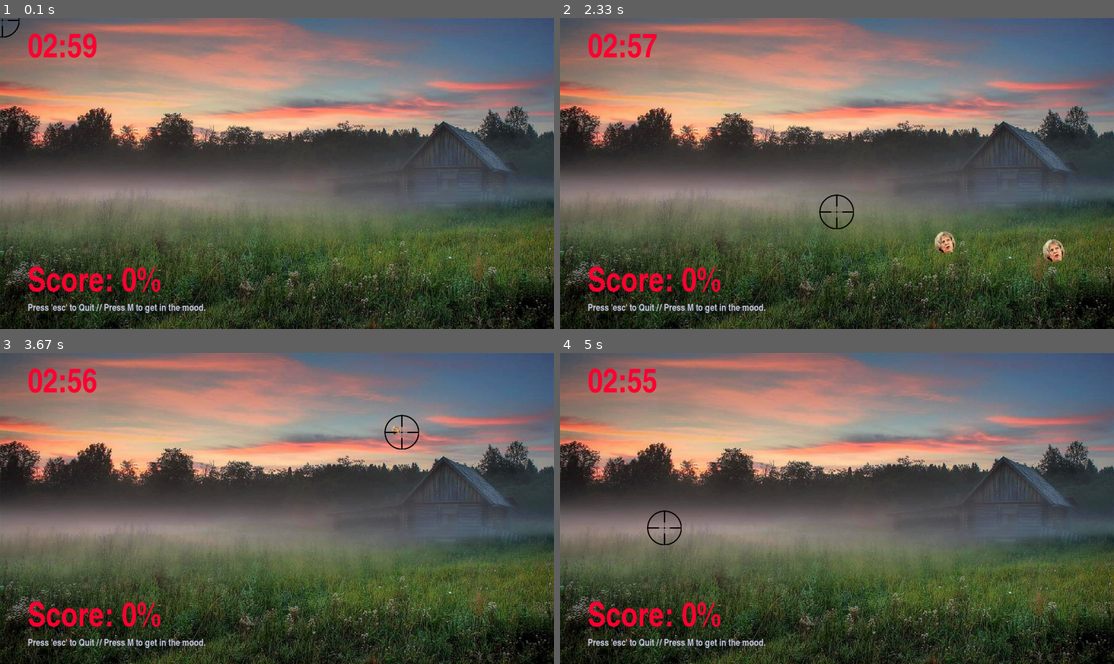
Above: before the commit, frames 1-4 (two rows, left to right).
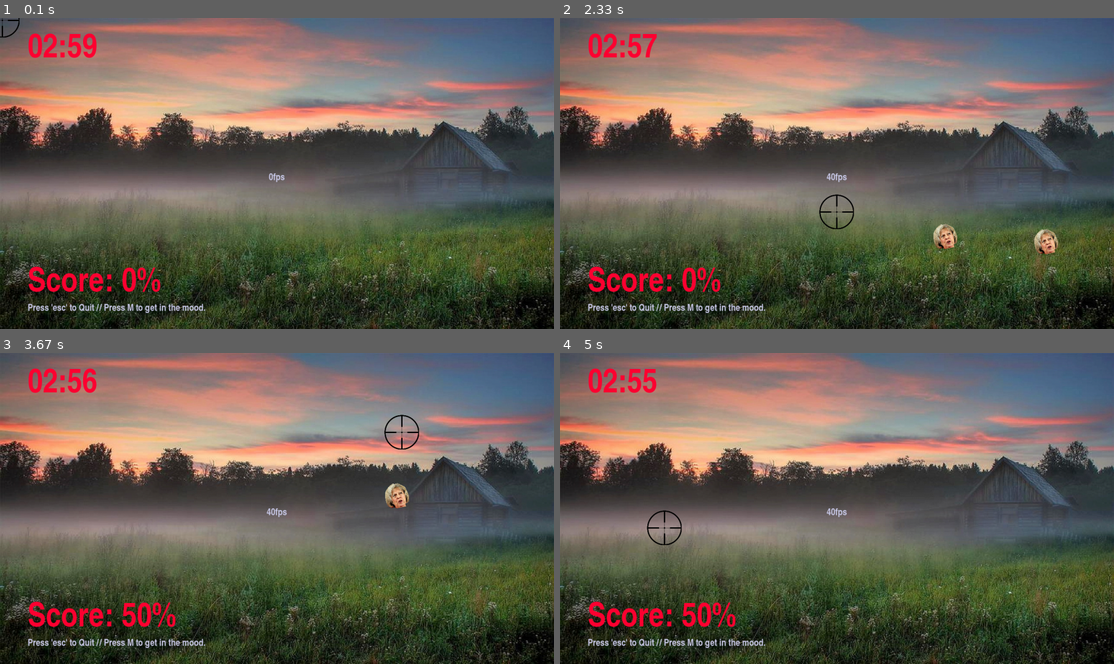
Above: after the commit, the same moments.

Repository: LewPort/quackhunt
Game: pygame game, started from duckhunt.py
The game is run twice, just before and just after one commit, with the same random seed, the same clock (stepped at 60 frames per second) and the same inputs.
Inputs (mouse positions are in pixels of both pictures, inside the frame that each line leads up to):
- Up to frame 1 (0.1 s): no input
- Up to frame 2 (2.33 s): hold M 0.33-0.8 s; move the mouse to (814, 185) at 0.37 s; hold M 0.83-1.3 s; move the mouse to (704, 176) at 0.87 s; click (1041, 282) at 1.38 s; click (704, 111) at 1.72 s; click (837, 210) at 2.05 s
- Up to frame 3 (3.67 s): click (199, 443) at 2.38 s; click (470, 589) at 2.72 s; click (94, 539) at 3.05 s; click (398, 430) at 3.38 s
- Up to frame 4 (5 s): click (704, 564) at 3.72 s; click (1036, 580) at 4.05 s; click (670, 623) at 4.38 s; click (665, 527) at 4.72 s

The runs differ from the first frame. In frame 1, less than 0.1% of the frame differs, in the area x 48-52%, y 49-53%; in frame 2, 0.7%; in frame 3, 0.8%, in the area x 22-74%, y 23-89%; in frame 4, 0.4%.

Commit message:
fixed the stupid frame rate issue caused by loading the background from the hd every frame

Diff:
--- a/duckhunt.py
+++ b/duckhunt.py
@@ -21,6 +21,8 @@
 scorefont = pygame.font.SysFont("impact", 70)
 infofont = pygame.font.SysFont("impact", 20)
 
+scene_bg = pygame.image.load('./img/bg.jpg')
+scene_bg = pygame.transform.scale(scene_bg, (display_width, display_height))
 crosshair_orig = pygame.image.load('./img/crosshair.png')
 crosshair_img = pygame.transform.rotozoom(crosshair_orig, 0, 0.4) #Scaling the crosshair down
 
@@ -33,11 +35,6 @@
 gunshot_sfx = pygame.mixer.Sound('./sfx/gunshot.ogg')
 mozart = pygame.mixer.Sound('./music/mozart.ogg')
 clock = pygame.time.Clock()
-
-def drawbackground():
-    scene_bg = pygame.image.load('./img/bg.jpg')
-    scene_bg = pygame.transform.scale(scene_bg, (display_width, display_height))
-    game_display.blit(scene_bg, (0, 0))
 
 #Blueprint for ducks and their behaviour
 class Duck:
@@ -60,7 +57,7 @@
 
     def draw_duck(self):
         self.z_pos = self.z_pos - self.z_mov
-        self.scaled_duck = pygame.transform.rotozoom(self.sprite, 0, self.z_pos)
+##        self.scaled_duck = pygame.transform.rotozoom(self.sprite, 0, self.z_pos)
         self.x_pos = self.x_pos - self.x_mov
         self.y_pos = self.y_pos - self.y_mov
         game_display.blit(self.scaled_duck, (self.x_pos, self.y_pos))
@@ -113,10 +110,10 @@
                                x_pos=random.uniform(display_width * 0.1, display_width * 0.9),
                                y_pos=display_height * 0.8,
                                z_pos=0.1,
-                               x_mov=random.uniform(-10, 10),
-                               y_mov=random.uniform(6, 10),
-                               z_mov=random.randrange(5, 15),
-                               rotation_rate=0.5)
+                               x_mov=random.uniform(-5, 5),
+                               y_mov=random.uniform(6, 8),
+                               z_mov=random.randrange(2, 8),
+                               rotation_rate=5)
             ducksreleased += 1
 
 
@@ -129,7 +126,7 @@
     if debug == True: #Draws a red dot where the pygame thinks the cursor is
         pygame.draw.rect(game_display, red, (cursorloc[0], cursorloc[1], 10, 10))
 
-    if gunshottime + 1 <= time.time(): #Simulates the time it takes for a shot to reload, so you can't just spray like a machine gun.
+    if gunshottime + gunreloadinterval <= time.time(): #Simulates the time it takes for a shot to reload, so you can't just spray like a machine gun.
         gunloaded = True
     else:
         gunloaded = False
@@ -190,12 +187,14 @@
 
 if music == True:
     mozart.play(loops=-1)
-    mozart.set_volume(0.8)
+    mozart.set_volume(1)
 
 stopwatch_start = time.time()
 duck_release_time = 2 #initial time before the ducks are released, in seconds. This is then changed via the gameloop
 gunloaded = True
+gunreloadinterval = 1 #seconds (default is 1)
 gunshottime = time.time() #Logs the time that the gun was fired, in order to give a 1 second reload time
+
 
 duck = {} #The ducks currently in play!
 
@@ -206,7 +205,7 @@
 #Game Loop
 while playing:
 
-    drawbackground()
+    game_display.blit(scene_bg, (0, 0))
 
     #Ducks generated here nai so they are
     if stopwatch() == duck_release_time and time.time() < gamestart + gameduration:
@@ -219,19 +218,19 @@
     draw_crosshair() #obv
 
     #Players score is processed here
-    if ducksreleased == 0:
+    if ducksreleased > 0:
+        score = round((hitcount / ducksreleased) * 100)
+    else:
         score = 0
-    else:
-        score = round((hitcount / ducksreleased) * 100)
 
     #Key-input handling
     for event in pygame.event.get():
         if event.type == pygame.QUIT:
             playing = False
-        if event.type == pygame.KEYDOWN:
+        elif event.type == pygame.KEYDOWN:
             if event.key == pygame.K_ESCAPE:
                 playing = False
-            if event.key == pygame.K_m:
+            elif event.key == pygame.K_m:
                 if music == True:
                     mozart.stop()
                     music = False
@@ -247,6 +246,10 @@
     game_display.blit(timer, (display_width * 0.05, display_height * 0.05))
     info = infofont.render("Press 'esc' to Quit // Press M to get in the mood.", 1, grey)
     game_display.blit(info, (display_width * 0.05, display_height * 0.92))
+
+##    if debug == True:
+    fps = infofont.render(str(int(clock.get_fps())) + 'fps', 1, grey)
+    game_display.blit(fps, ((display_width/2) - (fps.get_width()/2), display_height // 2))
 
     #Display score & Summary at the end of the game
     if time.time() > gamestart + gameduration:
@@ -266,6 +269,8 @@
         duck.clear()
 
     pygame.display.update()
-    clock.tick(30)
+
+
+    clock.tick(40)
 
 pygame.quit()
